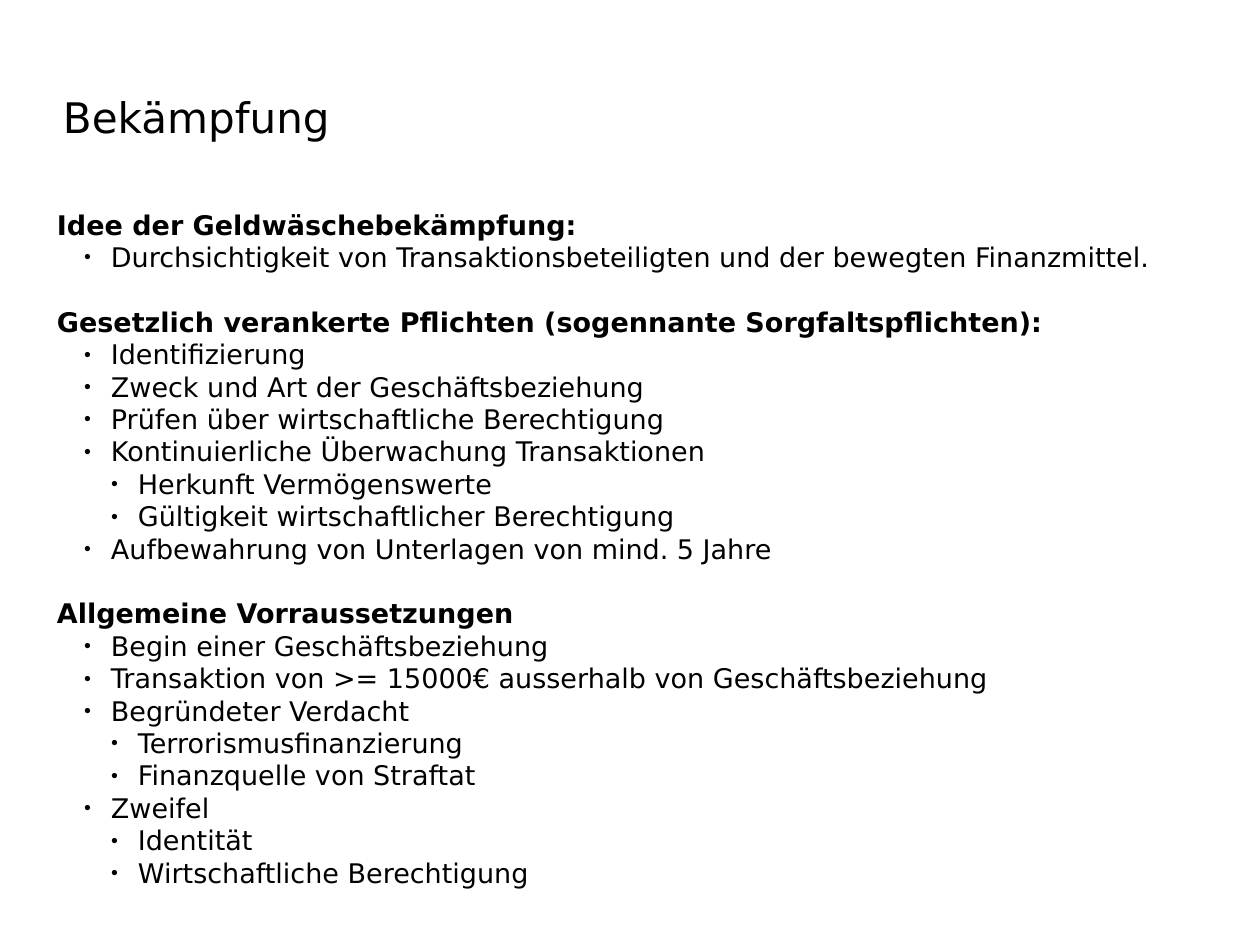
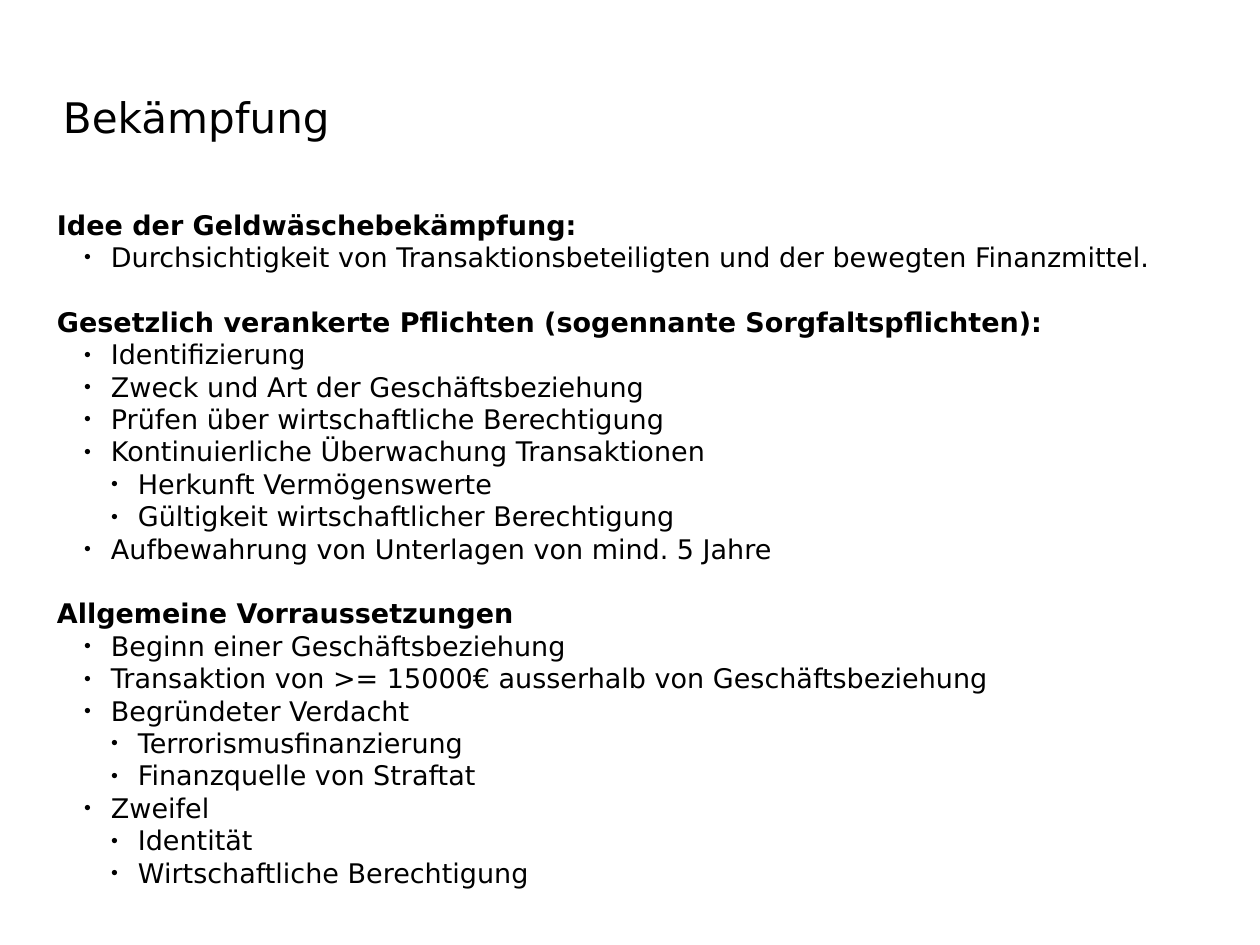
Before and after one commit to BlurryRoots/BW1, a slide deck: slide 3 of presentation/presentation.odp. Drawn at 1260x945 pixels with LibreOffice and Linux fonts; fonts in the diff are those of the drawing; background and template pictures are left out. Boxes give left, top, right and bottom in pixels: in the first picture for what was removed or moved away, otherwise in the second. Text is boxed around its words. In the diff, an @@ line names an element or a change of style, - is before the commit and + after.

```diff
--- a/presentation/presentation.odp
+++ b/presentation/presentation.odp
@@ text at <box>111,635,565,661</box>: text changed @@
-  ● Begin einer Geschäftsbeziehung
+  ● Beginn einer Geschäftsbeziehung
```
Also in this commit, not shown: 2 other files.
